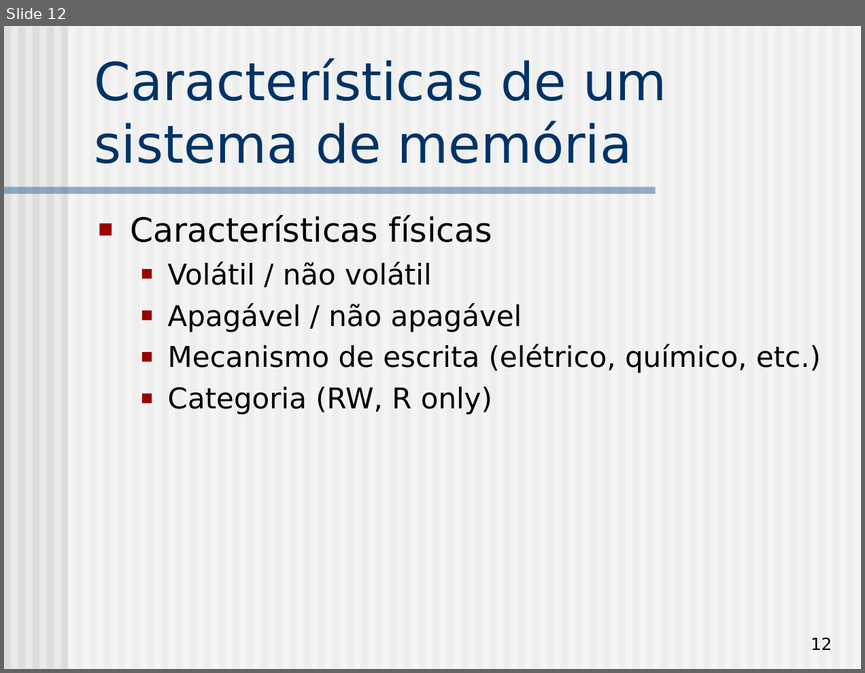
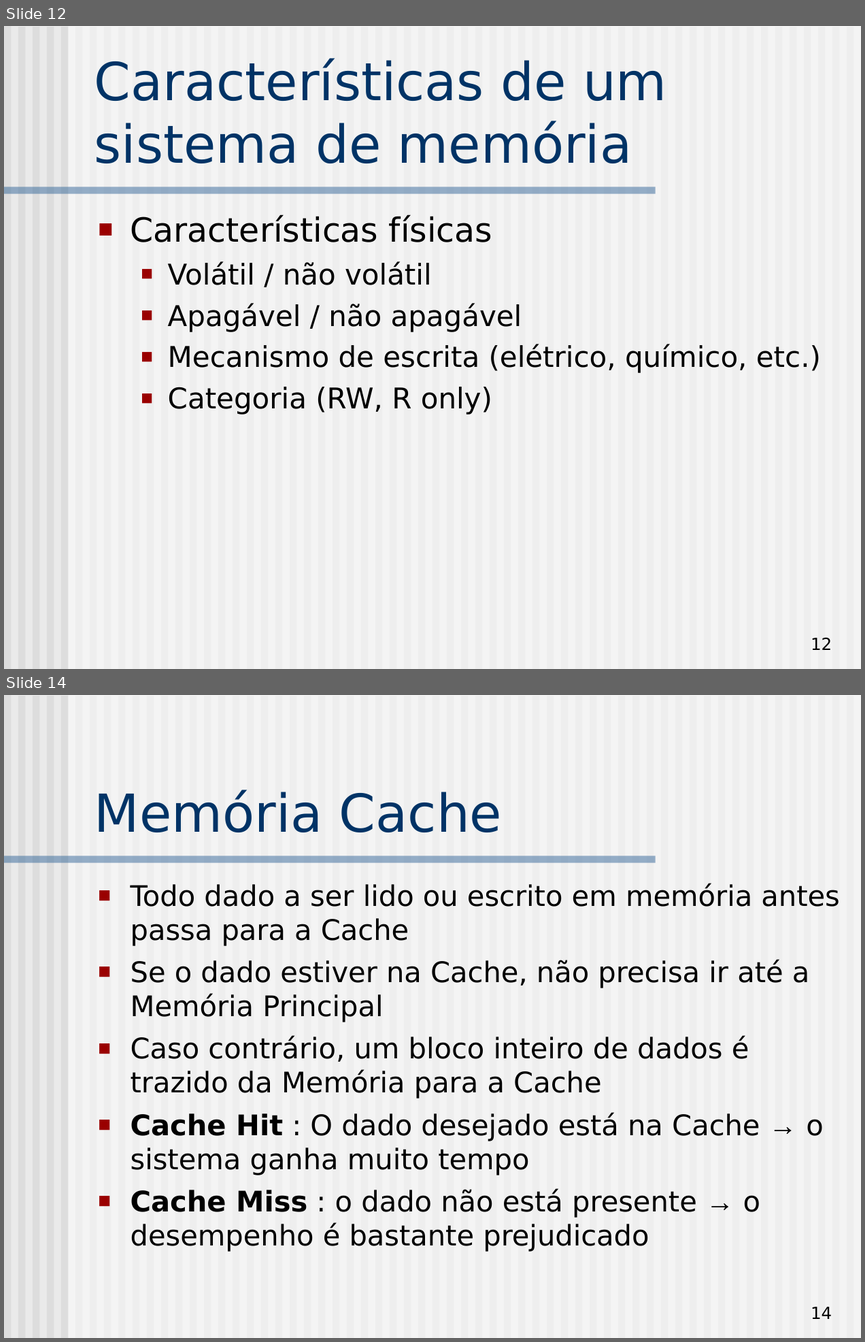
Before and after one commit to simoesusp/SSC0511-Organizacao-de-Computadores-Digitais, a slide deck: Memoria.ppt. Shown one above the other, each under a label of ours: slide 12 before the commit, slides 12 and 14 after it; the slides between them are not shown. The pictures are 865x673 and 865x1342 pixels, drawn with LibreOffice and Linux fonts; fonts in the diff are those of the drawing. Boxes give left, top, right and bottom in pixels: in the first picture for what was removed or moved away, otherwise in the second. Text is boxed around its words. In the diff, an @@ line names an element or a change of style, - is before the commit and + after.

```diff
--- a/Memoria.ppt
+++ b/Memoria.ppt
@@ slide 14 added at bbox=[4, 695, 861, 1338], background #EAEAEA; not listed: 62 template elements that a slide beside it also shows @@
@@ title added at bbox=[94, 790, 502, 832], 44 pt, text #003366 @@
+Memória Cache
@@ text added at bbox=[130, 883, 839, 1251], 23.8 pt, text #000000 @@
+■ Todo dado a ser lido ou escrito em memória antes passa para a Cache
+■ Se o dado estiver na Cache, não precisa ir até a Memória Principal
+■ Caso contrário, um bloco inteiro de dados é trazido da Memória para a Cache
+■ Cache Hit : O dado desejado está na Cache → o sistema ganha muito tempo
+■ Cache Miss : o dado não está presente → o desempenho é bastante prejudicado
@@ page number added at bbox=[810, 1306, 832, 1319], 14 pt, text #000000 @@
+14
```
Also in this commit, not shown: 1 slide changed, 13 other slides added.
